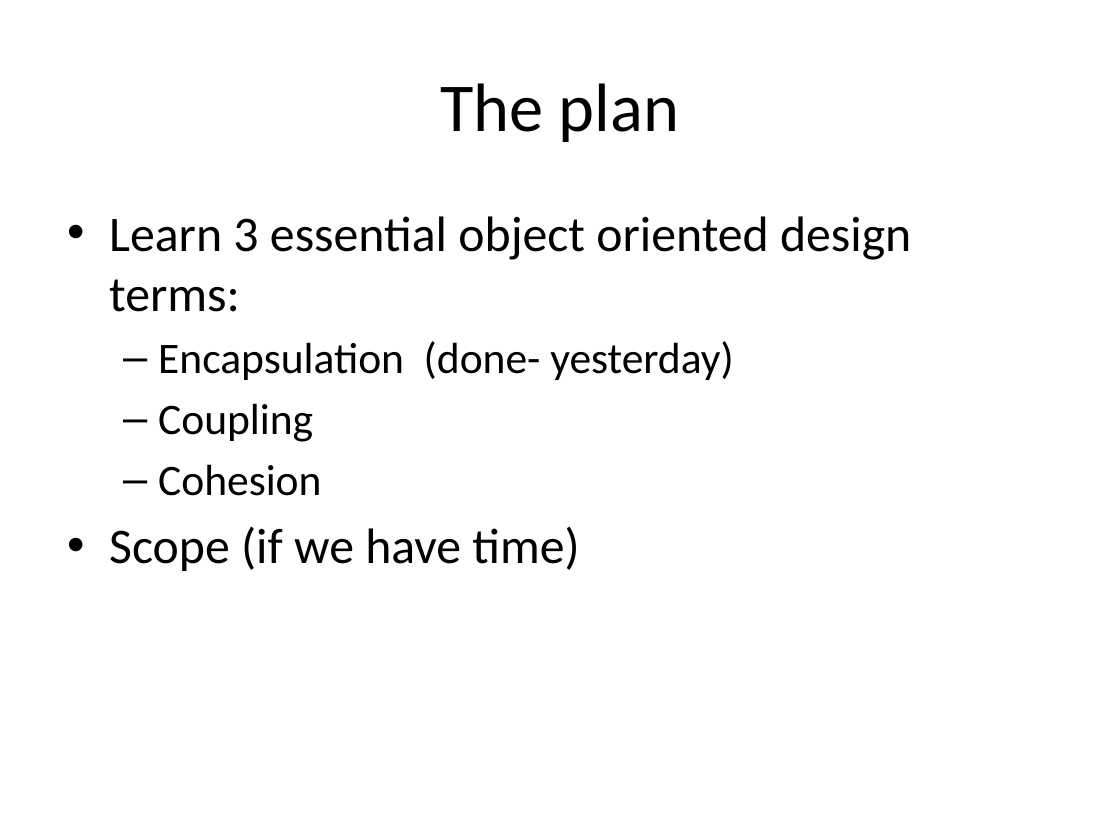
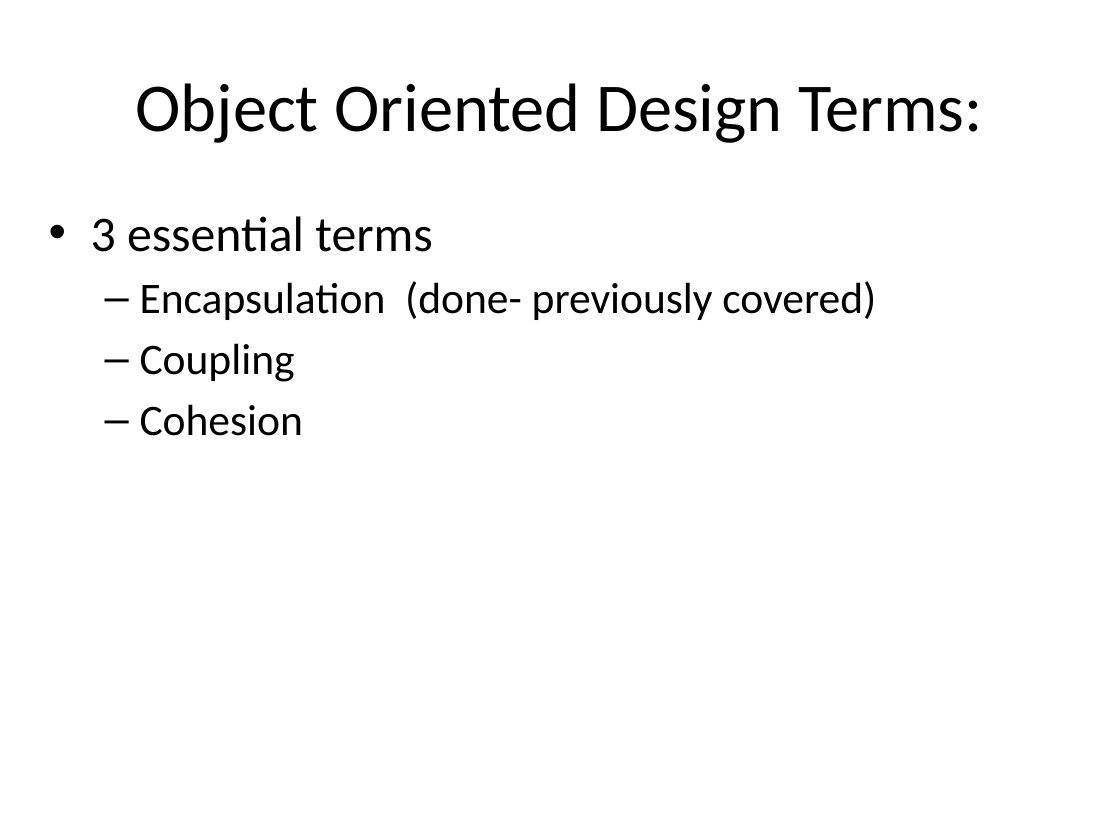
Before and after one commit to RHIT-CSSE/csse220, a slide deck: slide 36 of ClassMaterials/CohesionAndCoupling/Slides/Cohesion_And_Coupling.pptx (slide 37 before the commit). Drawn at 1120x840 pixels with LibreOffice and Linux fonts; fonts in the diff are those of the drawing. Boxes give left, top, right and bottom in pixels: in the first picture for what was removed or moved away, otherwise in the second. Text is boxed around its words. In the diff, an @@ line names an element or a change of style, - is before the commit and + after.

Commit message:
updating slides

```diff
--- a/ClassMaterials/CohesionAndCoupling/Slides/Cohesion_And_Coupling.pptx
+++ b/ClassMaterials/CohesionAndCoupling/Slides/Cohesion_And_Coupling.pptx
@@ title at (136, 83, 983, 143): text changed @@
-The plan
+Object Oriented Design Terms:
@@ text "3 essential terms": place and size @@
-text "3 essential terms" at (109, 216, 911, 571)
+text "3 essential terms" at (91, 216, 876, 436)
@@ text at (91, 216, 876, 320): text changed; size 32 to 28 pt @@
-• Learn 3 essential object oriented design terms:
-  – Encapsulation (done- yesterday)
+• 3 essential terms
+  – Encapsulation (done- previously covered)
@@ text at (109, 526, 579, 571): paragraph removed @@
-• Scope (if we have time)
```
Also in this commit, not shown: 15 other slides changed, 1 slide added, 8 slides removed, 2 other files.
